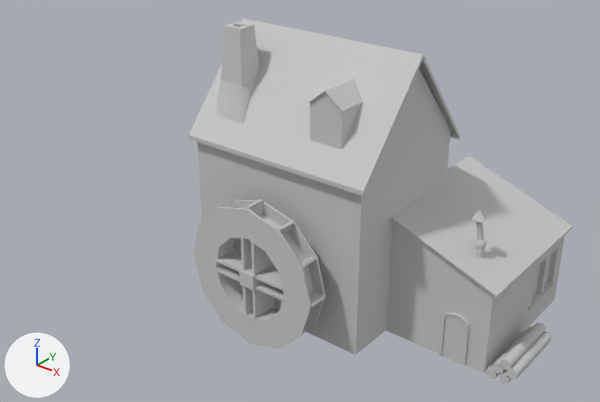
The FBX model Assets/Models/Farm01.fbx as it was, and as the next commit left it.
Both versions are drawn from a 50 mm lens placed at (3.58, -3.92, 3.03), pointed at (0.51, -0.08, 0.65). Every picture has the same lights, and +X, +Y and +Z are marked at lower left. Where no turn or scale is listed for an object, it has been applied to the vertices. Vertices at the same position are counted once.
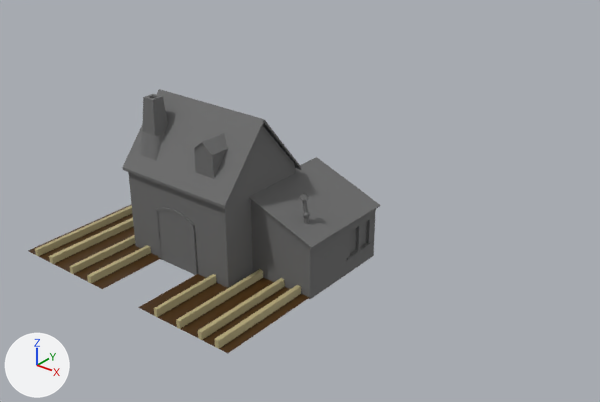
Where the change shows, as pixel boxes (x1, y1, x2, y2) in the pictures (600 x 402 px; the box of a moved part takes in the faces that stretch with it):
'Box172', recoloured, reshaped (33% narrower, 43% shorter)
    before: (189, 18, 573, 384)
    after: (122, 89, 380, 299)
'pPlane3', added (brown)
    after: (28, 204, 310, 353)
    faces in mat_lambert2 (beige #b7ac7e): (35, 205, 301, 349)
    faces in mat_lambert3 (brown #462b00): (28, 204, 310, 353)
part 1 of me_mesh, moved or reshaped
    before: (310, 92, 362, 149)
    after: (194, 143, 227, 179)
part 2 of me_mesh, moved or reshaped
    before: (442, 316, 466, 364)
    after: (158, 211, 193, 274)
part 3 of me_mesh, moved or reshaped
    before: (439, 313, 470, 366)
    after: (154, 208, 198, 275)
part 4 of me_mesh, added
    after: (299, 193, 309, 200)
part 5 of me_mesh, moved or reshaped
    before: (476, 221, 484, 241)
    after: (302, 200, 308, 213)
part 6 of me_mesh, moved or reshaped
    before: (216, 22, 260, 124)
    after: (139, 94, 168, 161)
part 7 of me_mesh, moved or reshaped
    before: (189, 18, 460, 196)
    after: (122, 89, 302, 209)
part 8 of me_mesh, moved or reshaped
    before: (390, 156, 573, 298)
    after: (249, 157, 380, 249)
part 9 of me_mesh, moved or reshaped
    before: (308, 79, 363, 112)
    after: (195, 133, 228, 156)
part 10 of me_mesh, moved or reshaped
    before: (475, 239, 487, 249)
    after: (303, 212, 310, 218)
part 11 of me_mesh, added
    after: (251, 200, 376, 299)
part 12 of me_mesh, deleted
    before: (193, 198, 565, 384)
part 13 of me_mesh, built on
    before: (197, 69, 451, 355)
    after: (128, 126, 372, 288)

The edits, one by one:
Material 'Material #70' (mat_material__70) changes colour from light grey #cacaca to dark grey #6c6c6c; in linear values from (0.588, 0.588, 0.588) to (0.149, 0.149, 0.149).
Material 'lambert3' (mat_lambert3) is new.
Its base color is (0.062, 0.0238, 0.0) (brown #462b00).
Material 'lambert2' (mat_lambert2) is new.
Its base color is (0.474, 0.413, 0.21) (beige #b7ac7e).
Material 'lambert1' (mat_lambert1) is new.
Its base color is (0.5, 0.5, 0.5) (grey #bcbcbc).
me_mesh is used by ob_box172; location (0.0, 0.0, 0.0).
me_mesh had 575 vertices, 968 faces and spanned x -0.02..2.15, y -0.75..0.89, z -0.06..1.8.
me_mesh now has 265 vertices, 406 faces and spans x -0.82..0.69, y -0.45..0.62, z 0.0..1.17.
me_mesh part 1: the loose piece of 10 vertices spanning x 0.85..1.07, y -0.41..-0.21, z 1.22..1.59 is scaled about its middle by 0.75, then moved by (-1.04, 0.03, -0.53).
me_mesh part 2: the loose piece of 18 vertices spanning x 1.67..1.81, y -0.16..-0.14, z -0.01..0.31 is scaled about its middle by (2.33, 0.75, 1.39), then moved by (-2.08, -0.27, 0.07).
me_mesh part 3: the loose piece of 36 vertices spanning x 1.66..1.83, y -0.16..-0.15, z -0.01..0.32 is scaled about its middle by (2.33, 0.75, 1.39), then moved by (-2.08, -0.27, 0.07).
me_mesh part 4: a new loose piece, an 8-sided cone pointing to +z spanning x 0.471..0.536, y -0.059..0.006, z 0.65..0.695, in mat_material__70 (dark grey #6c6c6c).
me_mesh part 5: the loose piece of 14 vertices spanning x 1.71..1.77, y 0.02..0.06, z 0.73..0.88 is scaled about its middle by 0.75, then moved by (-1.23, -0.06, -0.2).
me_mesh part 6: the loose piece of 57 vertices spanning x 0.02..0.37, y -0.45..-0.1, z 1.16..1.8 is scaled about its middle by 0.75, then moved by (-0.85, 0.02, -0.55).
me_mesh part 7: the loose piece of 12 vertices spanning x -0.02..1.32, y -0.53..0.53, z 1.09..1.76 is scaled about its middle by 0.75, then moved by (-0.96, -0.05, -0.54).
me_mesh part 8: the loose piece of 12 vertices spanning x 1.21..1.98, y -0.17..0.89, z 0.54..0.84 is scaled about its middle by 0.75, then moved by (-1.2, -0.14, -0.17).
me_mesh part 9: the loose piece of 12 vertices spanning x 0.84..1.08, y -0.42..-0.13, z 1.49..1.59 is scaled about its middle by 0.75, then moved by (-1.04, 0.02, -0.57).
me_mesh part 10: the loose piece of 26 vertices spanning x 1.72..1.79, y 0.0..0.07, z 0.68..0.75 is moved by (-1.24, -0.06, -0.18).
me_mesh part 11: a new loose piece of 24 vertices spanning x 0.13..0.67, y -0.16..0.59, z 0.0..0.61, in mat_material__70 (dark grey #6c6c6c).
me_mesh part 12: 22 loose pieces with 366 vertices, spanning x 0.15..2.15, y -0.75..0.86, z -0.06..0.93, are deleted.
Part 13, on me_mesh:
12 vertices are removed from x 0.0..1.27, y -0.48..0.48, z 0.0..1.72.
12 faces are deleted.
20 vertices are added at x -0.8..0.68, y -0.42..0.55, z 0.0..1.11.
20 new faces join them.
Mesh me_mesh_001 is new.
It has 72 vertices, 50 faces and spans x -1.37..0.66, y -0.97..0.31, z 0.0..0.06.
Faces by material slot: [10, 35, 5].
It uses material mat_lambert3 (brown #462b00).
It uses material mat_lambert2 (beige #b7ac7e).
It uses material mat_lambert1 (grey #bcbcbc).
Object 'pPlane3' (ob_pplane3) is new; it shows me_mesh_001.
Its location is (0.0, 0.0, 0.01).
